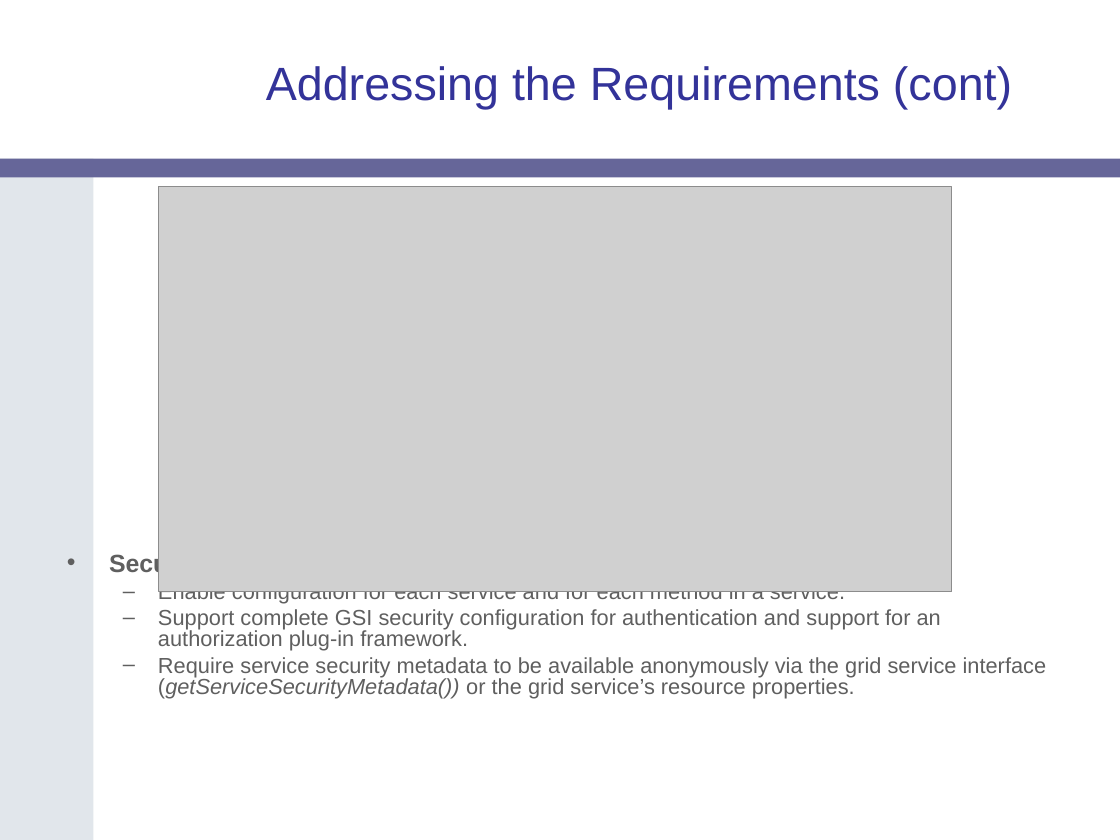
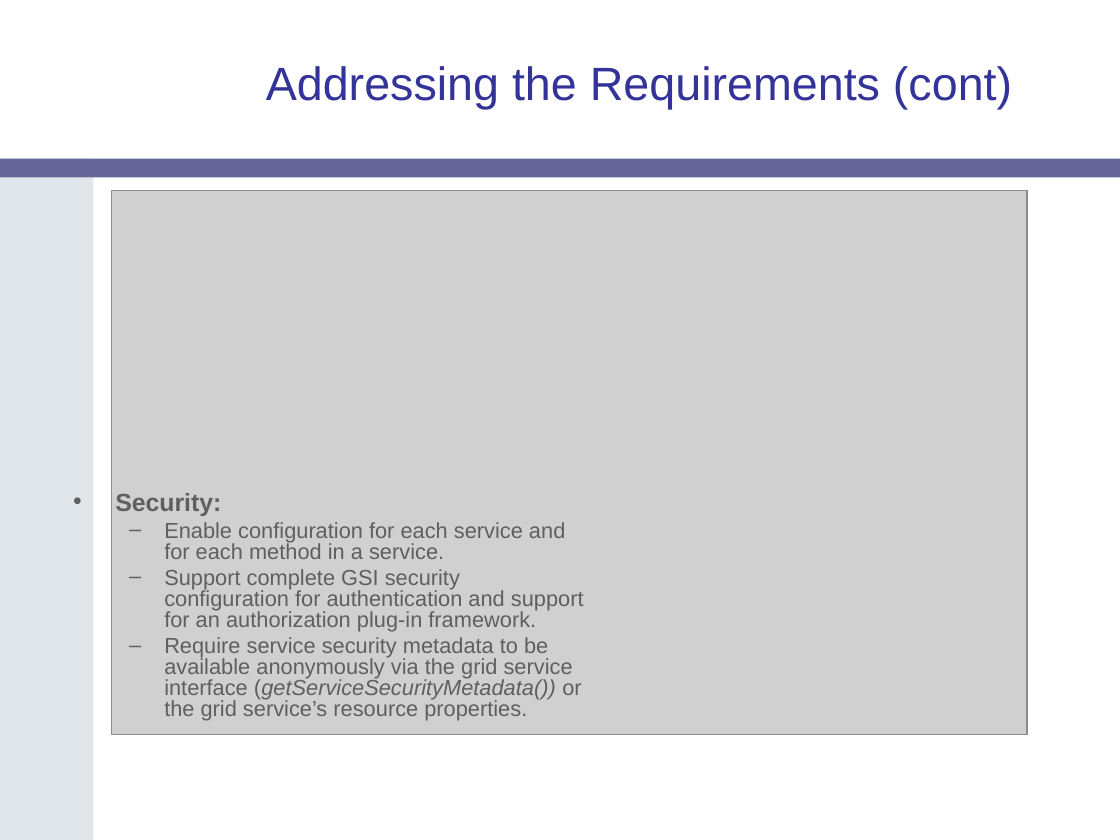
Before and after one commit to NCIP/cagrid-portal, a slide deck: slide 16 of cagrid-1-0/Documentation/presentations/introduce/Introduce-OGF19.ppt (slide 15 before the commit). Drawn at 1120x840 pixels with LibreOffice and Linux fonts; fonts in the diff are those of the drawing; grey boxes stand for pictures; background and template pictures are left out. Boxes give left, top, right and bottom in pixels: in the first picture for what was removed or moved away, otherwise in the second. Text is boxed around its words. In the diff, an @@ line names an element or a change of style, - is before the commit and + after.

```diff
--- a/cagrid-1-0/Documentation/presentations/introduce/Introduce-OGF19.ppt
+++ b/cagrid-1-0/Documentation/presentations/introduce/Introduce-OGF19.ppt
@@ picture: place and size @@
-picture at (159,187,952,592)
+picture at (112,190,1027,735)
@@ text "Security:" rewrapped from (109,552,1047,698) to (115,493,584,720) @@
```
Also in this commit, not shown: 4 other slides changed, 1 slide removed, 1 other file.
